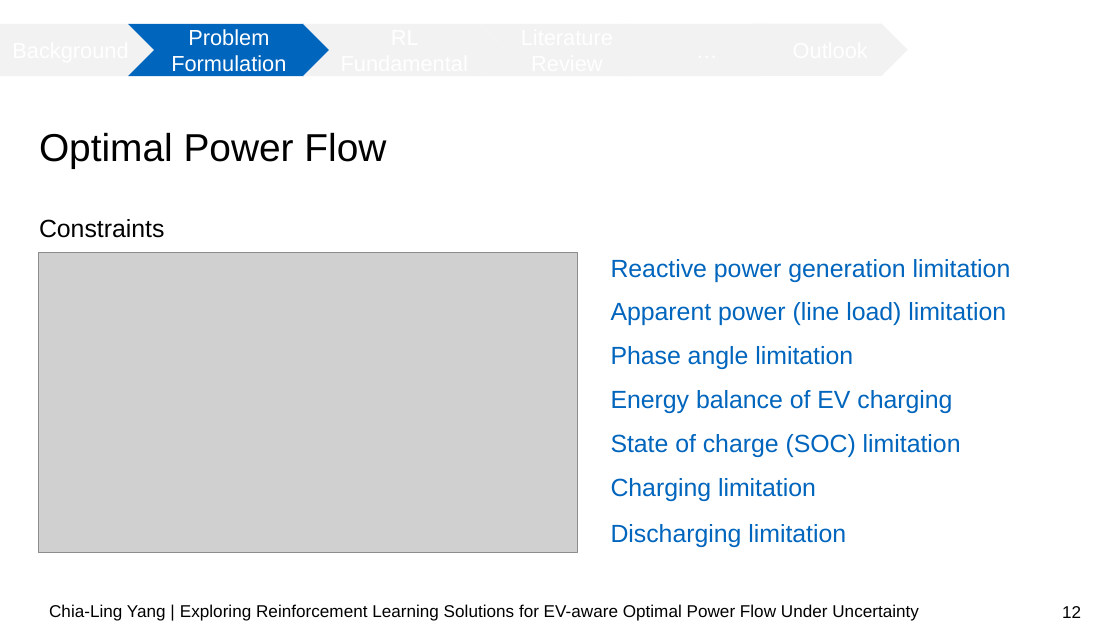
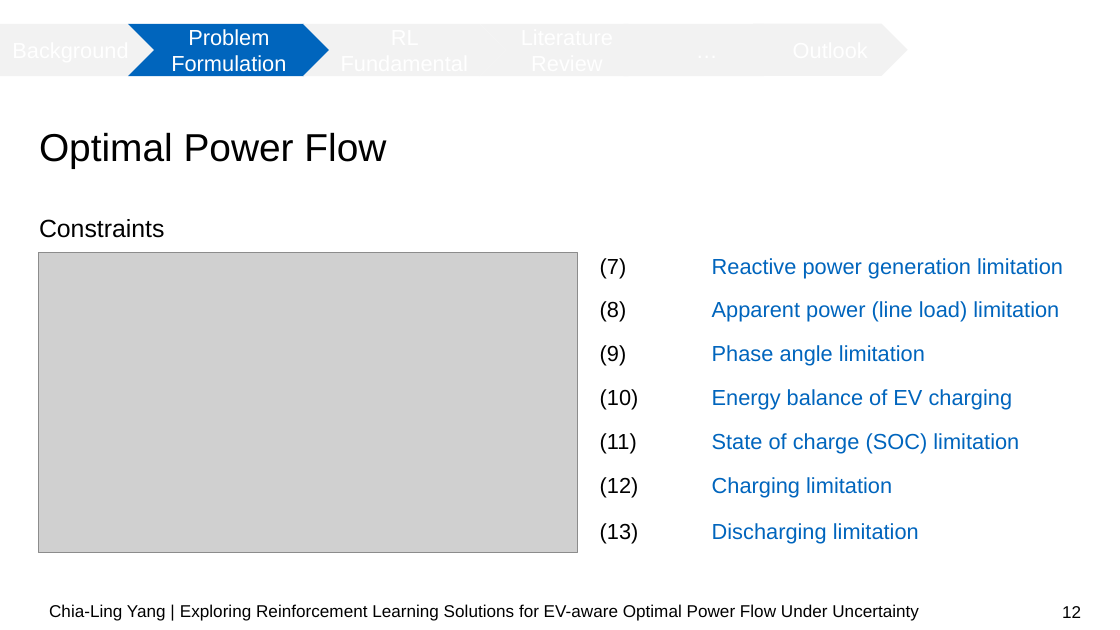
Before and after one commit to chialingyang7718/RL_OPF_EVaware, a slide deck: slide 12 of Mid-term Presentation.pptx. Drawn at 1120x630 pixels with LibreOffice and Linux fonts; fonts in the diff are those of the drawing; grey boxes stand for pictures; background and template pictures are left out. Boxes give left, top, right and bottom in pixels: in the first picture for what was removed or moved away, otherwise in the second. Text is boxed around its words. In the diff, an @@ line names an element or a change of style, - is before the commit and + after.

```diff
--- a/Mid-term Presentation.pptx
+++ b/Mid-term Presentation.pptx
@@ text at <box>600,258,1063,278</box>: text changed; size 16 to 14 pt @@
-Reactive power generation limitation
+(7) Reactive power generation limitation
@@ text at <box>600,301,1059,322</box>: text changed; size 16 to 14 pt @@
-Apparent power (line load) limitation
+(8) Apparent power (line load) limitation
@@ text at <box>600,345,925,366</box>: text changed; size 16 to 14 pt @@
-Phase angle limitation
+(9) Phase angle limitation
@@ text at <box>600,389,1013,409</box>: text changed; size 16 to 14 pt @@
-Energy balance of EV charging
+(10) Energy balance of EV charging
@@ text at <box>600,433,1019,454</box>: text changed; size 16 to 14 pt @@
-State of charge (SOC) limitation
+(11) State of charge (SOC) limitation
@@ text at <box>600,477,892,498</box>: text changed; size 16 to 14 pt @@
-Charging limitation
+(12) Charging limitation
@@ text at <box>600,523,919,544</box>: text changed; size 16 to 14 pt @@
-Discharging limitation
+(13) Discharging limitation
```
Also in this commit, not shown: 8 other slides changed.
